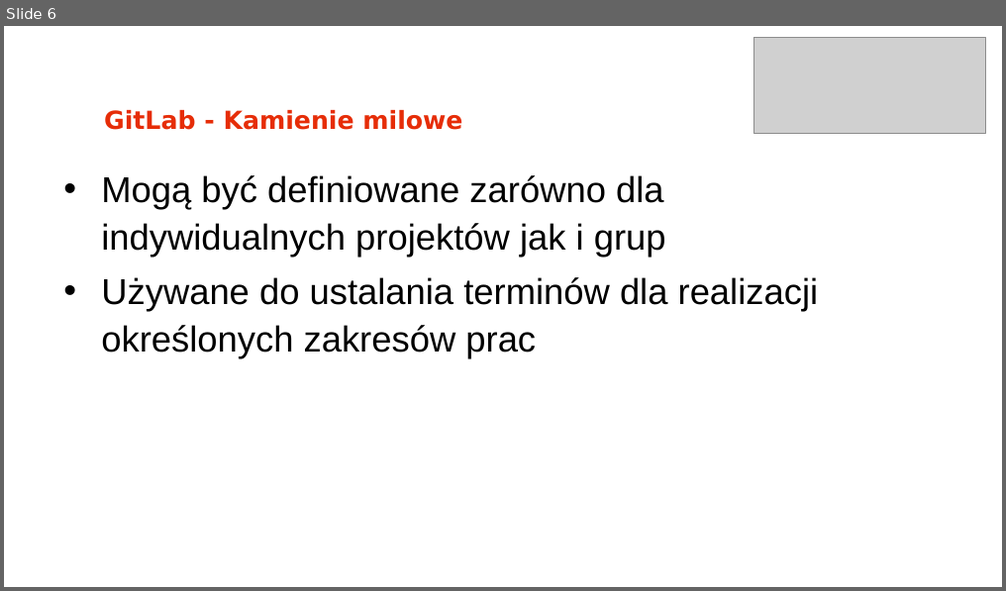
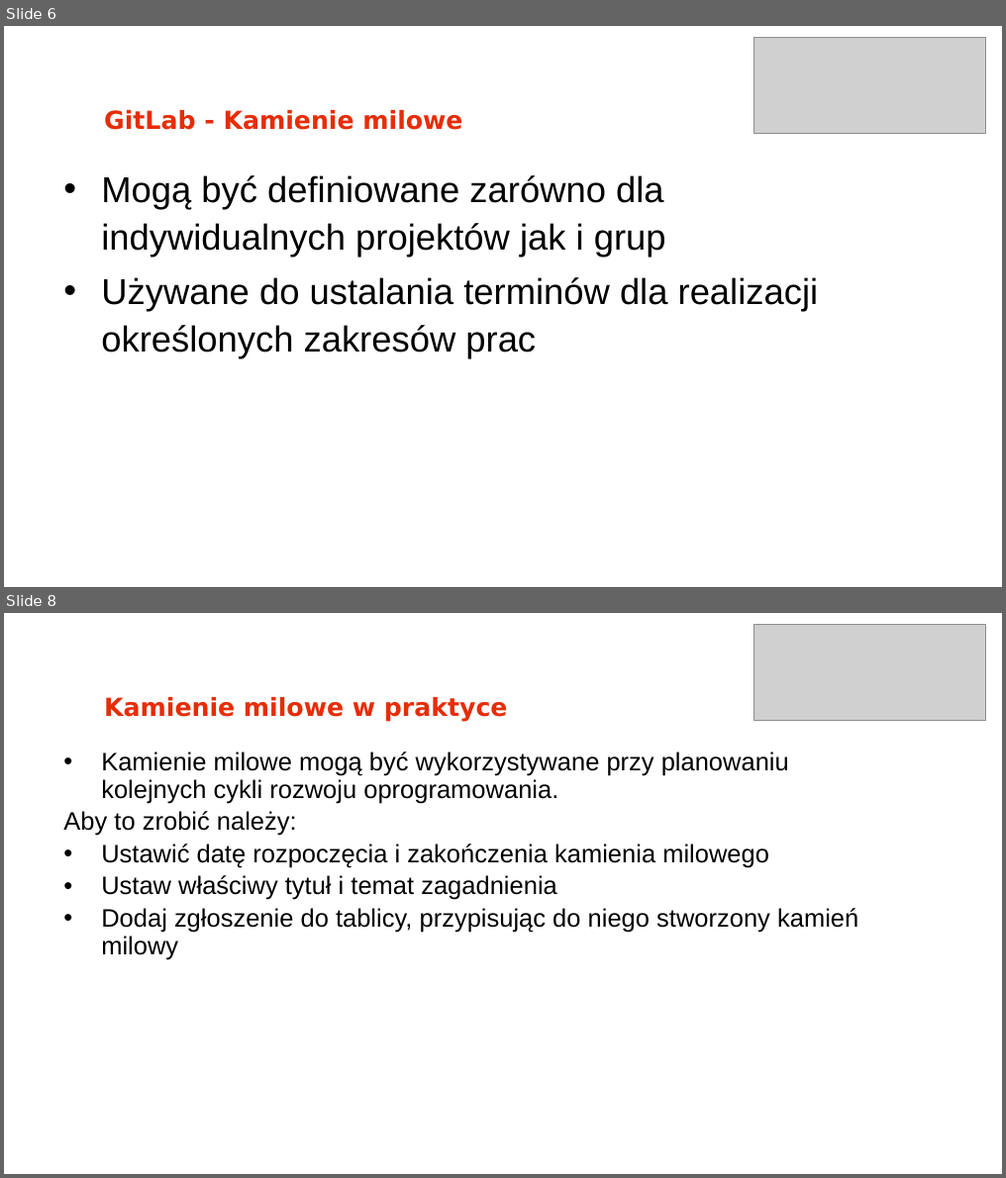
Before and after one commit to arturkwiek/gitlab-tutorial, a slide deck: 11. Git - tutorial - Milestones.pptx. Shown one above the other, each under a label of ours: slide 6 before the commit, slides 6 and 8 after it; the slides between them are not shown. The pictures are 1006x591 and 1006x1178 pixels, drawn with LibreOffice and Linux fonts; fonts in the diff are those of the drawing; grey boxes stand for pictures; background and template pictures are left out. Boxes give left, top, right and bottom in pixels: in the first picture for what was removed or moved away, otherwise in the second. Text is boxed around its words. In the diff, an @@ line names an element or a change of style, - is before the commit and + after.

```diff
--- a/11. Git - tutorial - Milestones.pptx
+++ b/11. Git - tutorial - Milestones.pptx
@@ slide 8 added at [4, 613, 1002, 1174], background picture (left out) @@
@@ picture added at [754, 624, 985, 721] @@
@@ text added at [104, 697, 508, 722], 18 pt, text #E62D08, bold @@
+Kamienie milowe w praktyce
@@ text added at [63, 752, 858, 959], 18.2 pt, text #000000 @@
+• Kamienie milowe mogą być wykorzystywane przy planowaniu
+  kolejnych cykli rozwoju oprogramowania.
+Aby to zrobić należy:
+• Ustawić datę rozpoczęcia i zakończenia kamienia milowego
+• Ustaw właściwy tytuł i temat zagadnienia
+• Dodaj zgłoszenie do tablicy, przypisując do niego stworzony kamień milowy
```
Also in this commit, not shown: 3 other slides added.
